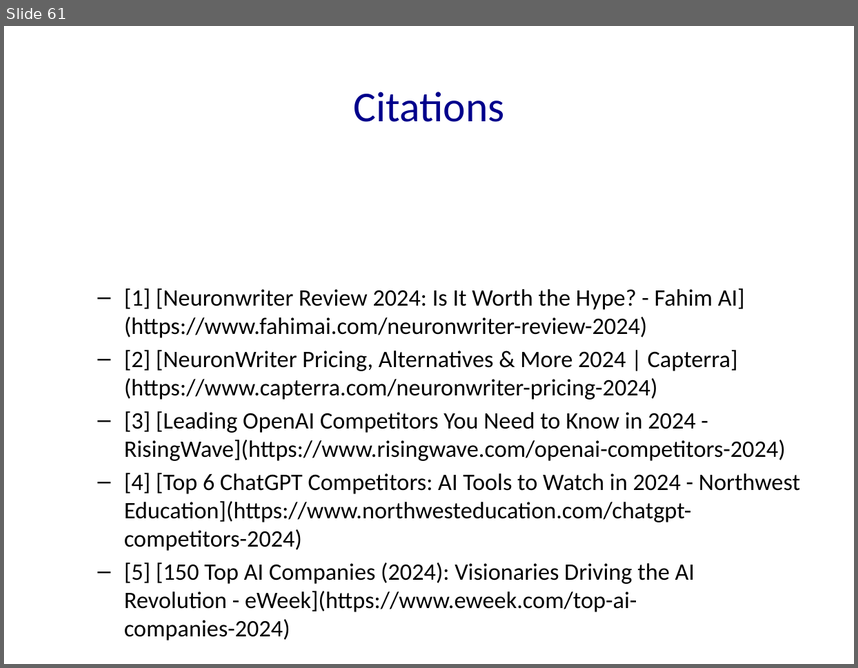
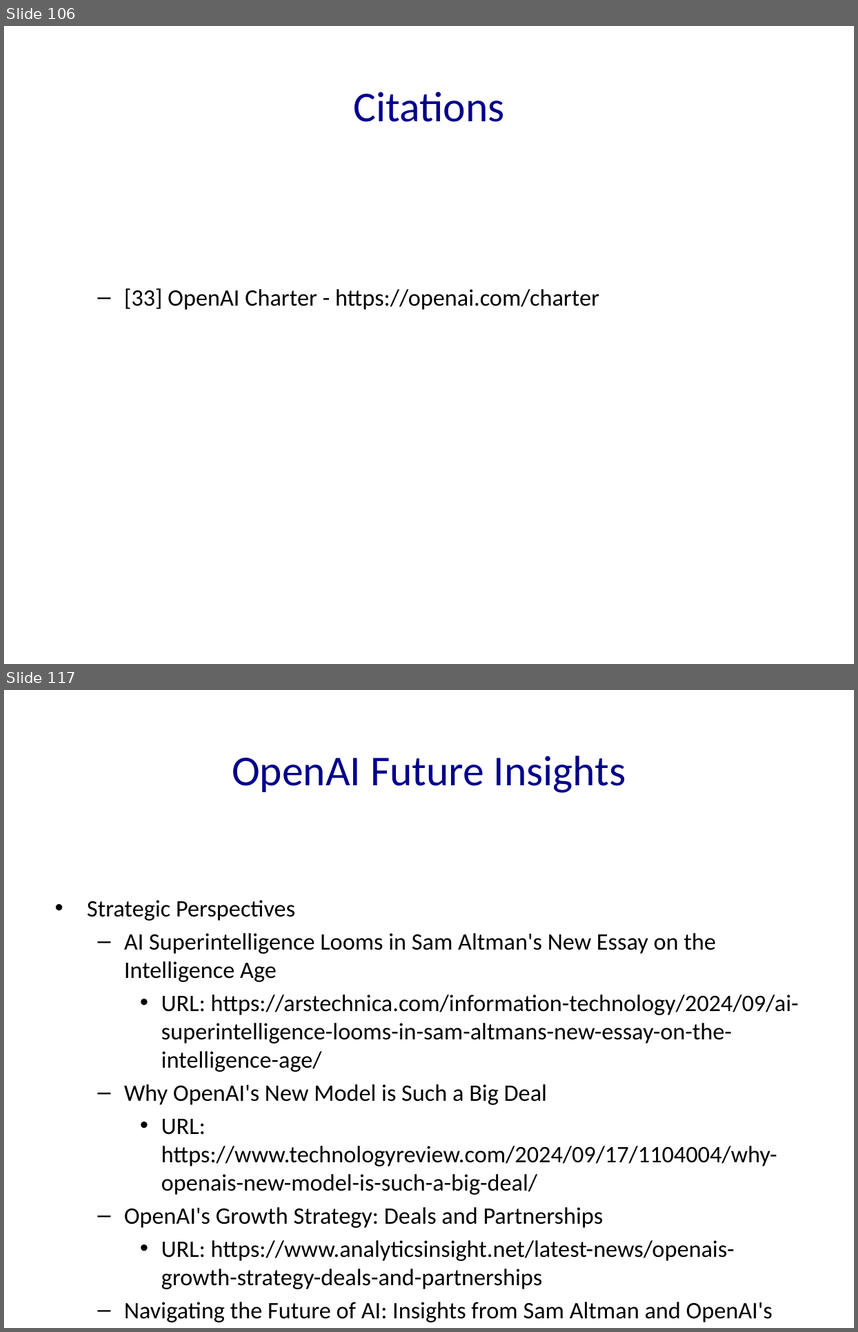
Before and after one commit to Frank-Gu-81/slides_autogeneration, a slide deck: Neuron_Solutions_Presentation.pptx. Shown one above the other, each under a label of ours: slide 61 before the commit, slides 106 and 117 after it; the slides between them are not shown. The pictures are 858x668 and 858x1332 pixels, drawn with LibreOffice and Linux fonts; fonts in the diff are those of the drawing. Boxes give left, top, right and bottom in pixels: in the first picture for what was removed or moved away, otherwise in the second. Text is boxed around its words. In the diff, an @@ line names an element or a change of style, - is before the commit and + after.

```diff
--- a/Neuron_Solutions_Presentation.pptx
+++ b/Neuron_Solutions_Presentation.pptx
@@ slide 117 added at (x1=4, y1=690, x2=854, y2=1328), background #FFFFFF @@
@@ title added at (x1=232, y1=756, x2=626, y2=793), 36 pt, text #00008B @@
+OpenAI Future Insights
@@ text added at (x1=87, y1=900, x2=799, y2=1322), 20 pt, text #000000 @@
+• Strategic Perspectives
+  – AI Superintelligence Looms in Sam Altman's New Essay on the Intelligence Age
+    • URL: https://arstechnica.com/information-technology/2024/09/ai-superintelligence-looms-in-sam-altmans-new-essay-on-the-intelligence-age/
+  – Why OpenAI's New Model is Such a Big Deal
+    • URL: https://www.technologyreview.com/2024/09/17/1104004/why-openais-new-model-is-such-a-big-deal/
+  – OpenAI's Growth Strategy: Deals and Partnerships
+    • URL: https://www.analyticsinsight.net/latest-news/openais-growth-strategy-deals-and-partnerships
+  – Navigating the Future of AI: Insights from Sam Altman and OpenAI's Strategic Approach
+    • URL: https://insights.welcome.ai/navigating-the-future-of-ai-insights-from-sam-altman-and-openais-strategic-approach/
@@ what was slide 61 is now slide 106 @@
@@ slide 106 changed as well @@
@@ text at (x1=124, y1=288, x2=599, y2=310): text changed @@
-  – [1] [Neuronwriter Review 2024: Is It Worth the Hype? - Fahim AI](https://www.fahimai.com/neuronwriter-review-2024)
-  – [2] [NeuronWriter Pricing, Alternatives & More 2024 | Capterra](https://www.capterra.com/neuronwriter-pricing-2024)
-  – [3] [Leading OpenAI Competitors You Need to Know in 2024 - RisingWave](https://www.risingwave.com/openai-competitors-2024)
-  – [4] [Top 6 ChatGPT Competitors: AI Tools to Watch in 2024 - Northwest Education](https://www.northwesteducation.com/chatgpt-competitors-2024)
-  – [5] [150 Top AI Companies (2024): Visionaries Driving the AI Revolution - eWeek](https://www.eweek.com/top-ai-companies-2024)
+  – [33] OpenAI Charter - https://openai.com/charter
```
Also in this commit, not shown: 19 other slides changed, 98 other slides added, 55 slides removed, 9 other files.
